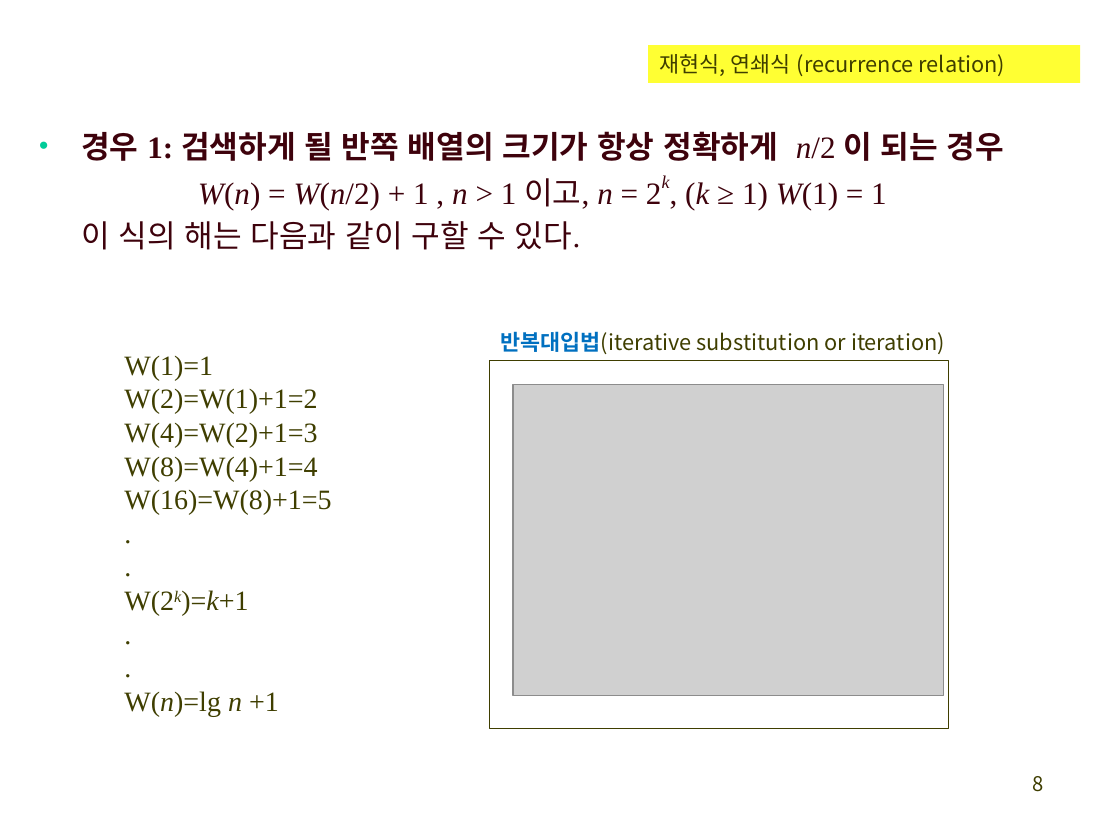
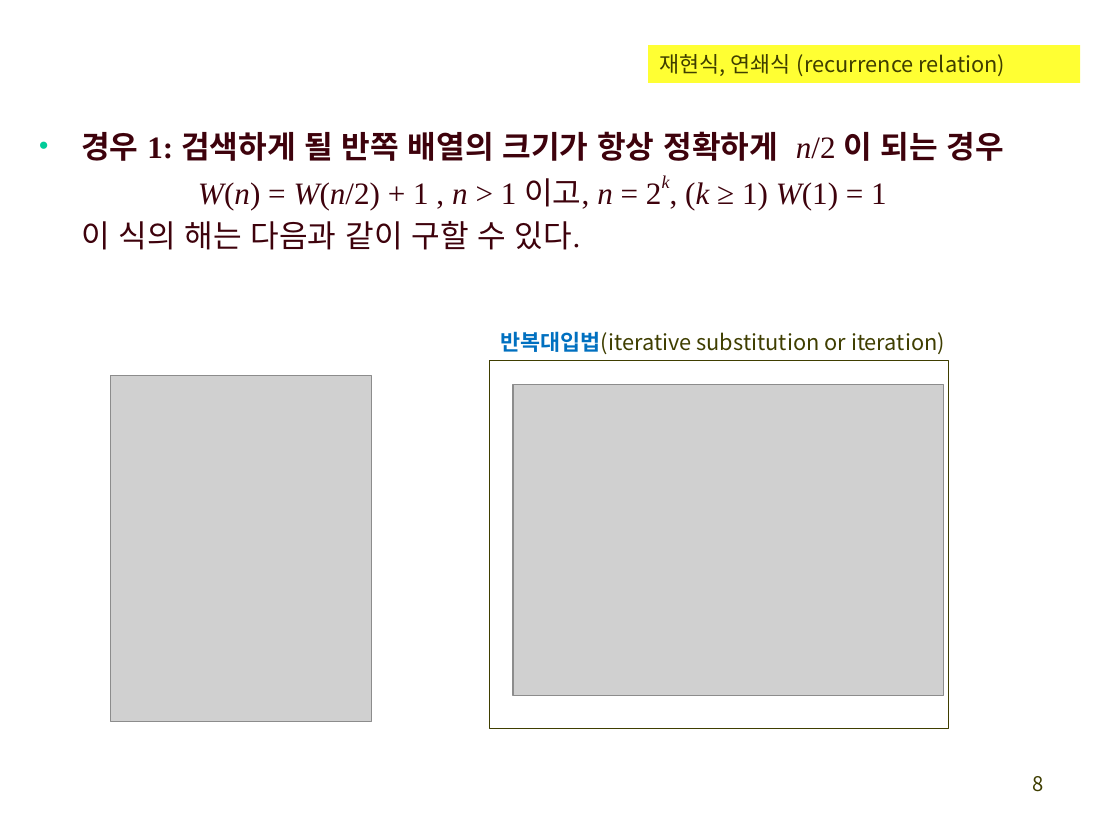
Before and after one commit to exopas95/Algorithms, a slide deck: slide 8 of Lecture Note/ch2_divide_conquer.pptx. Drawn at 1120x840 pixels with LibreOffice and Linux fonts; fonts in the diff are those of the drawing; grey boxes stand for pictures. Boxes give left, top, right and bottom in pixels: in the first picture for what was removed or moved away, otherwise in the second. Text is boxed around its words. In the diff, an @@ line names an element or a change of style, - is before the commit and + after.

```diff
--- a/Lecture Note/ch2_divide_conquer.pptx
+++ b/Lecture Note/ch2_divide_conquer.pptx
@@ text removed at [124,356,331,716] @@
-W(1)=1
-W(2)=W(1)+1=2
-W(4)=W(2)+1=3
-W(8)=W(4)+1=4
-W(16)=W(8)+1=5
-.
-.
-W(2k)=k+1
-.
-.
-W(n)=lg n +1
@@ picture added at [110,376,371,721] @@
```
Also in this commit, not shown: 18 other slides changed.
